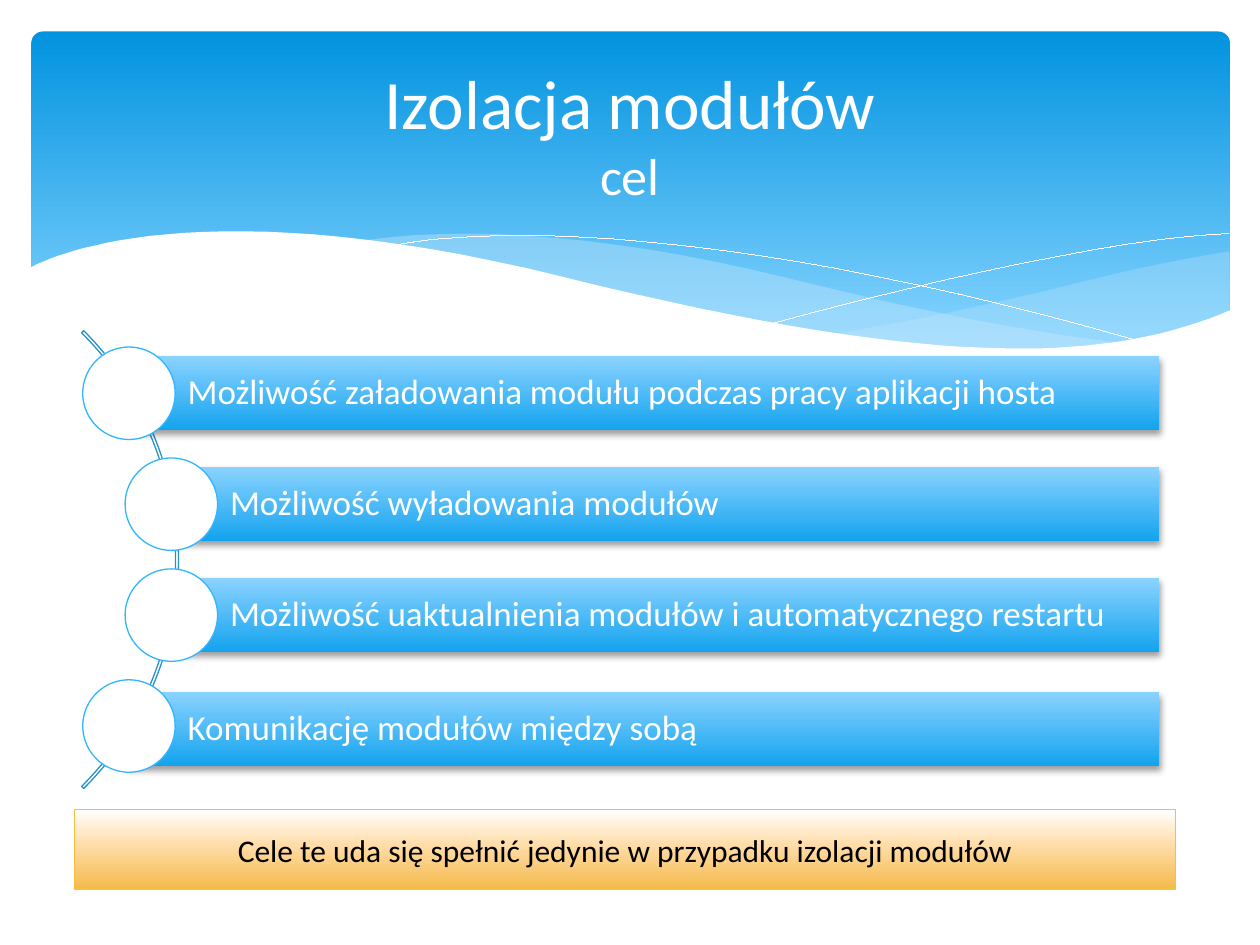
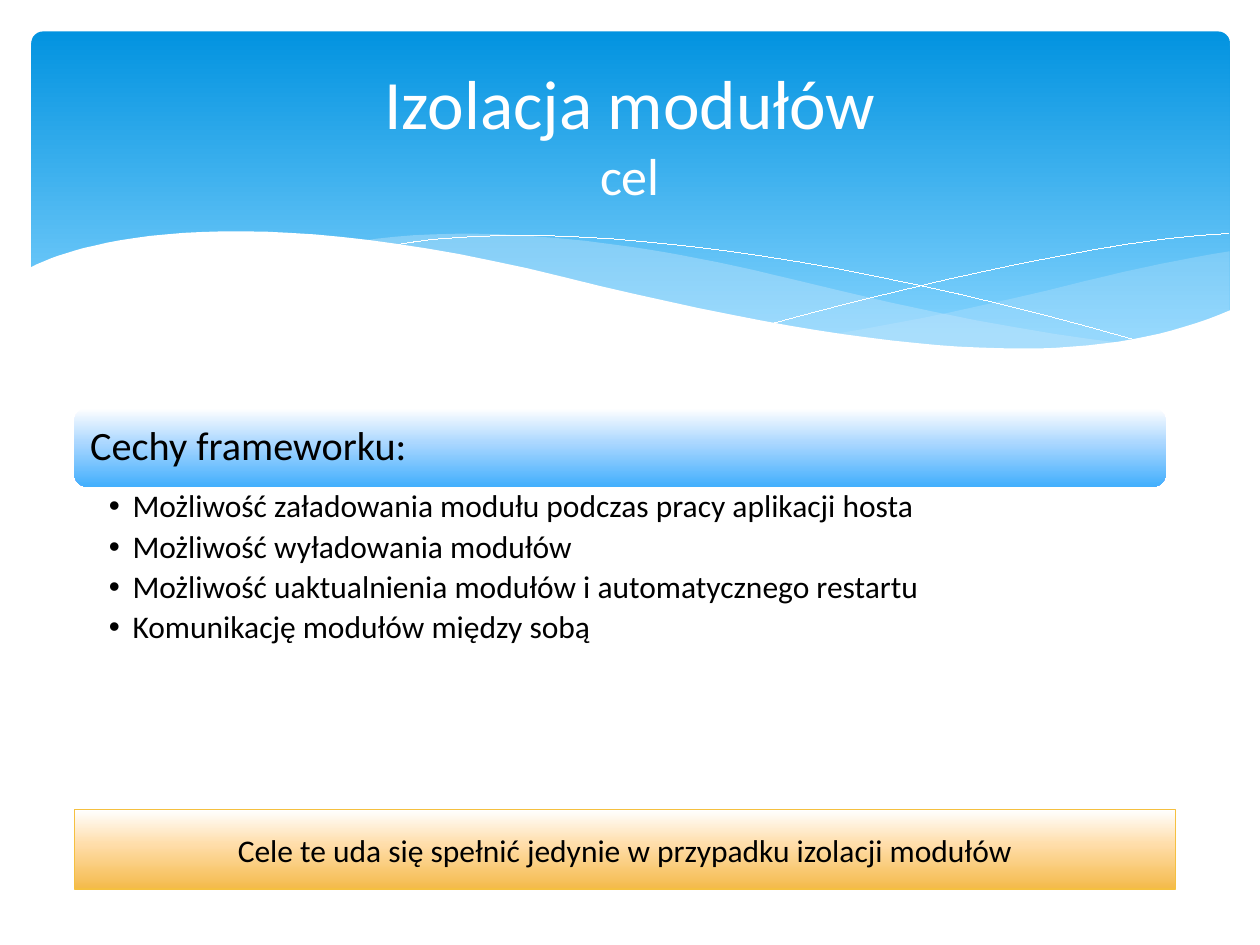
Before and after one commit to psla/Nomad, a slide deck: slide 37 of DiplomaSeminar/Presentation/Nomad.pptx (slide 62 before the commit). Drawn at 1260x945 pixels with LibreOffice and Linux fonts; fonts in the diff are those of the drawing. Boxes give left, top, right and bottom in pixels: in the first picture for what was removed or moved away, otherwise in the second. Text is boxed around its words. In the diff, an @@ line names an element or a change of style, - is before the commit and + after.

Commit message:
Presentation v2

```diff
--- a/DiplomaSeminar/Presentation/Nomad.pptx
+++ b/DiplomaSeminar/Presentation/Nomad.pptx
@@ rounded rectangle added at <box>74,408,1166,486</box>, fill gradient #FFFFFF to #ACD7FF to #42B0FD @@
@@ text added at <box>90,426,406,467</box>, 23 pt, text #000000 @@
+Cechy frameworku:
@@ text "Możliwość załadowania modułu podczas pracy ...": place and size @@
-text "Możliwość załadowania modułu podczas pracy ..." at <box>230,601,1105,635</box>
+text "Możliwość załadowania modułu podczas pracy ..." at <box>133,495,917,644</box>
@@ text "Możliwość załadowania modułu podczas pracy ..." at <box>133,495,917,644</box>: vertical alignment middle to top @@
@@ text at <box>133,495,913,563</box>: paragraphs added @@
+  •• Możliwość załadowania modułu podczas pracy aplikacji hosta
+  •• Możliwość wyładowania modułów
@@ text at <box>133,576,917,604</box>: size 20 to 18 pt, text colour #FFFFFF to #000000 in "Możliwość uaktualnienia modułów i automatycznego restartu"; bullet none to ••; list level 1 to 2 in "Możliwość uaktualnienia modułów i automatycznego ..." @@
@@ text at <box>133,616,591,644</box>: paragraph added @@
+  •• Komunikację modułów między sobą
@@ group removed at <box>0,236,1159,883</box>: 4 rectangles, 4 ellipses, 3 texts, 1 arch (boxed as its full ring) @@
-Możliwość załadowania modułu podczas pracy aplikacji hosta
-Możliwość wyładowania modułów
-Komunikację modułów między sobą
```
Also in this commit, not shown: 13 other slides changed, 7 slides added, 2 other files.
